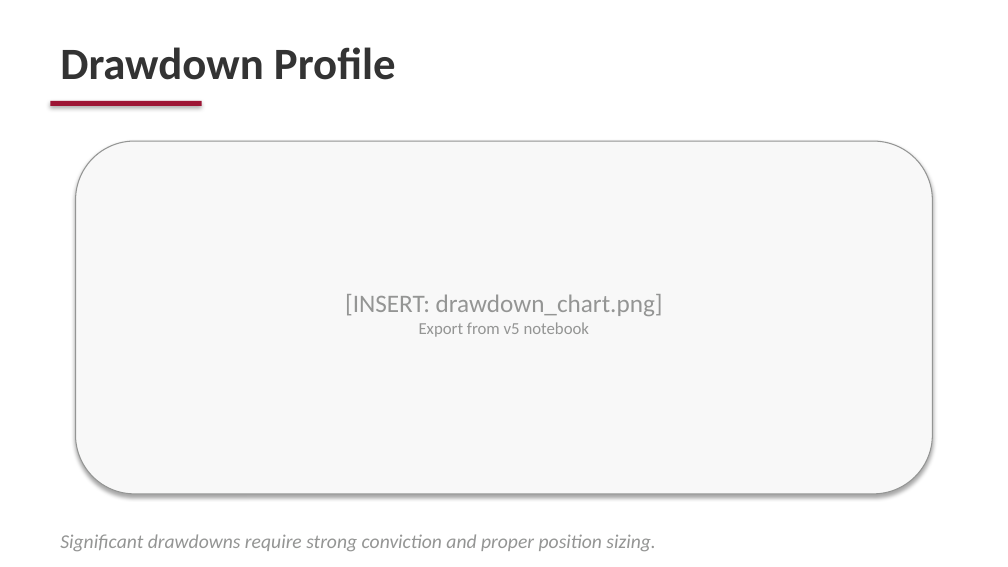
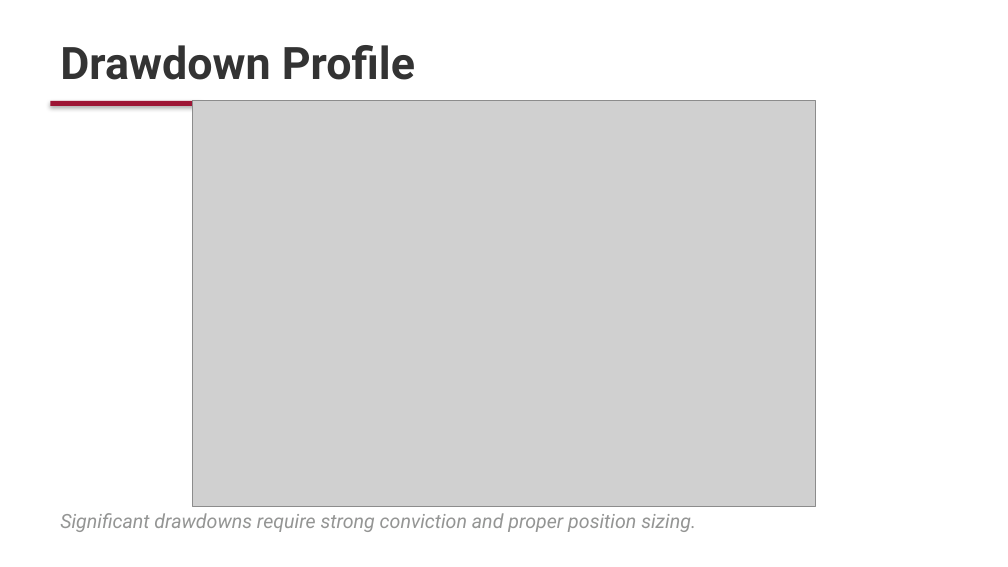
Before and after one commit to Ayan-Mahmood/QuantHFStrat, a slide deck: slide 10 of FE571_Final_Presentation_v2.pptx. Drawn at 1008x567 pixels with LibreOffice and Linux fonts; fonts in the diff are those of the drawing; grey boxes stand for pictures. Boxes give left, top, right and bottom in pixels: in the first picture for what was removed or moved away, otherwise in the second. Text is boxed around its words. In the diff, an @@ line names an element or a change of style, - is before the commit and + after.

```diff
--- a/FE571_Final_Presentation_v2.pptx
+++ b/FE571_Final_Presentation_v2.pptx
@@ text "Drawdown Profile" at <box>60,45,415,80</box>: font Calibri to Roboto @@
@@ picture added at <box>193,101,816,506</box> @@
@@ rounded rectangle removed at <box>76,141,932,494</box> @@
@@ text removed at <box>345,294,663,337</box> @@
-[INSERT: drawdown_chart.png]
-Export from v5 notebook
@@ text "Significant drawdowns require strong conviction ..." at <box>60,513,696,532</box>: font Calibri to Roboto @@
@@ text "Significant drawdowns require strong conviction ...": place and size @@
-text "Significant drawdowns require strong conviction ..." at <box>60,534,656,551</box>
+text "Significant drawdowns require strong conviction ..." at <box>60,513,696,532</box>
```
Also in this commit, not shown: 18 other slides changed, 1 slide added, 1 slide removed, 19 other files.
